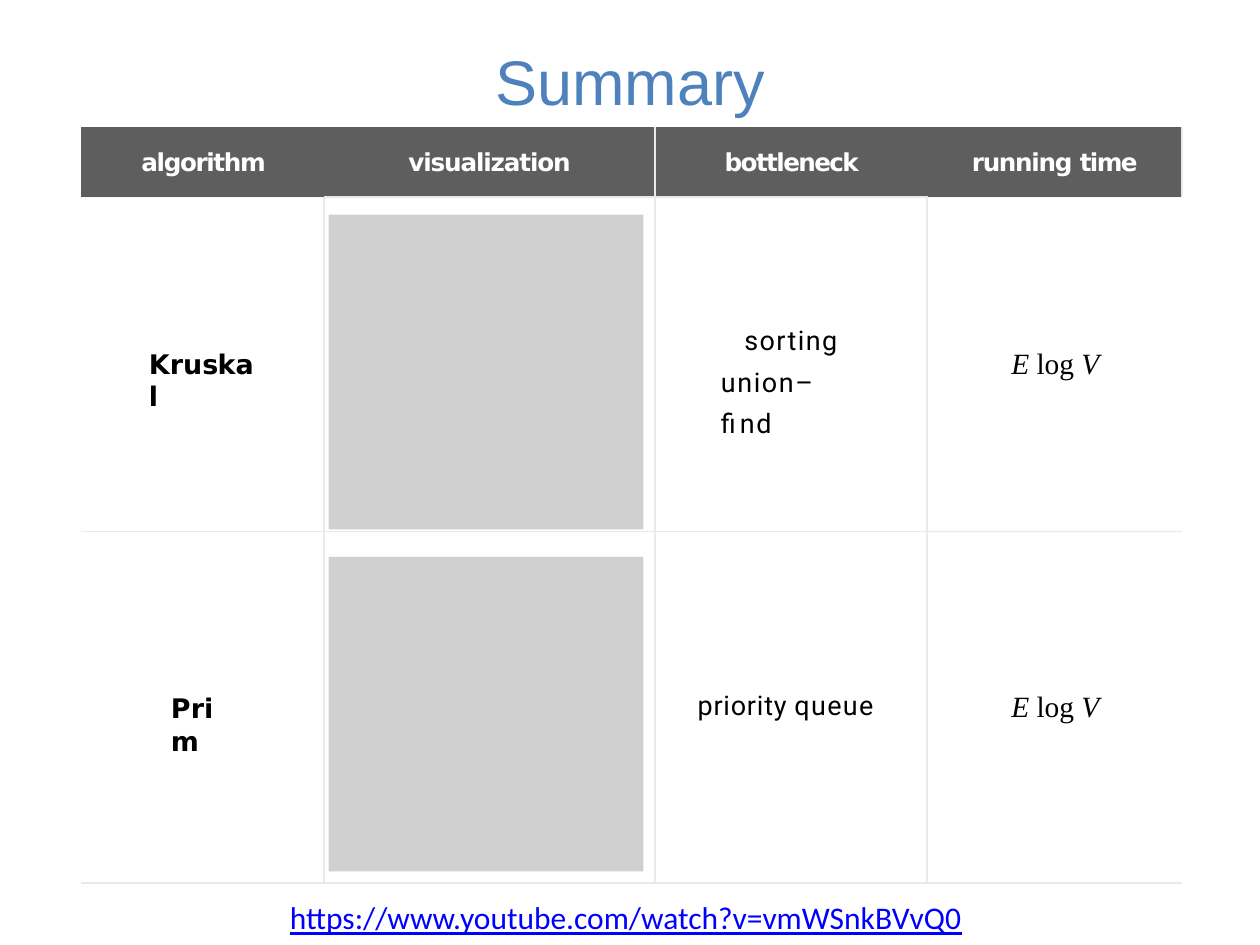
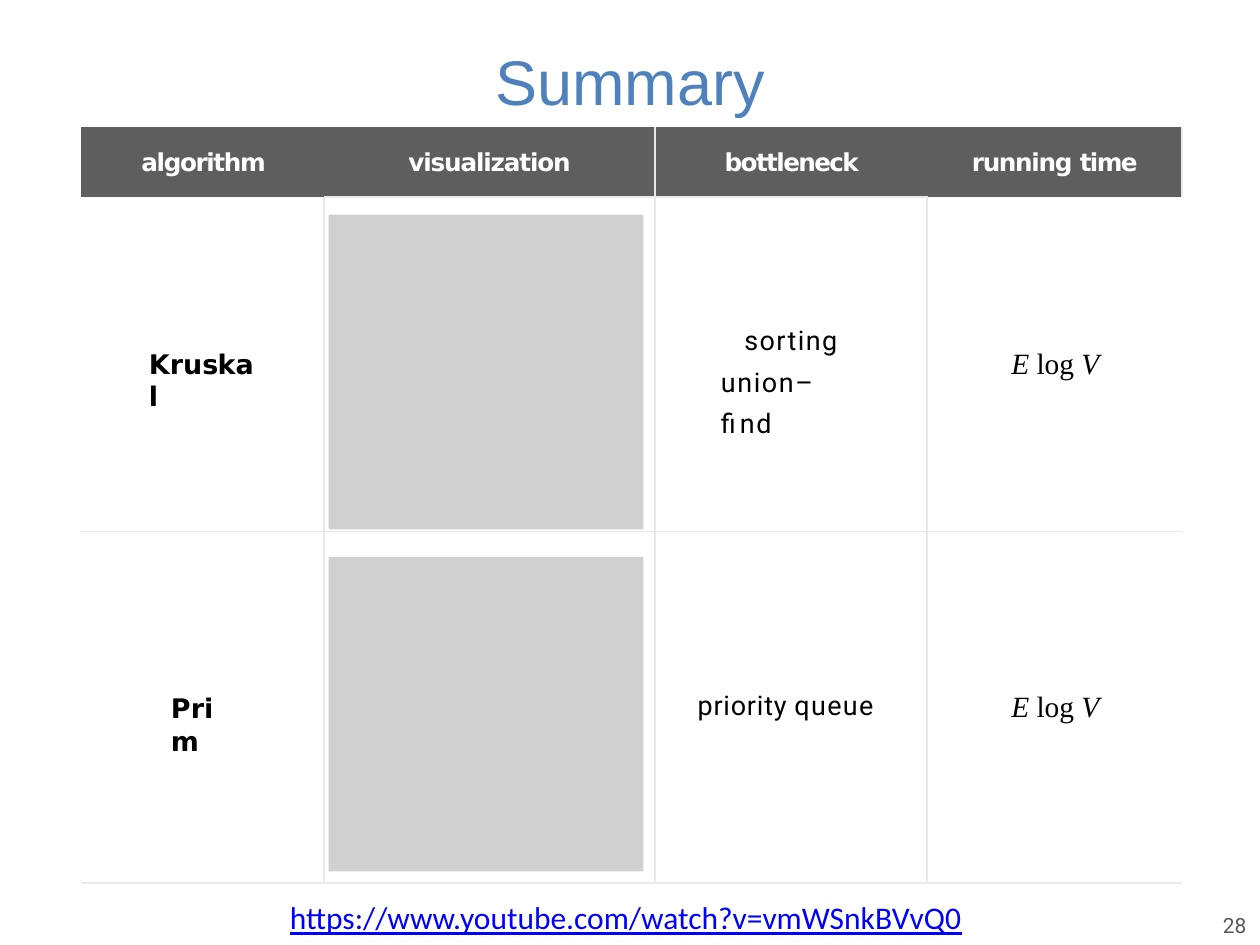
Before and after one commit to guhofstra/CSC111Fa25, a slide deck: slide 28 of PPTs/Lecture 14-minimum spanning trees.pptx. Drawn at 1260x945 pixels with LibreOffice and Linux fonts; fonts in the diff are those of the drawing; grey boxes stand for pictures. Boxes give left, top, right and bottom in pixels: in the first picture for what was removed or moved away, otherwise in the second. Text is boxed around its words. In the diff, an @@ line names an element or a change of style, - is before the commit and + after.

```diff
--- a/PPTs/Lecture 14-minimum spanning trees.pptx
+++ b/PPTs/Lecture 14-minimum spanning trees.pptx
@@ page number added at <box>1223,918,1247,933</box>, 12 pt, text #595959 @@
+28
```
Also in this commit, not shown: 28 other slides changed, 8 other files.
